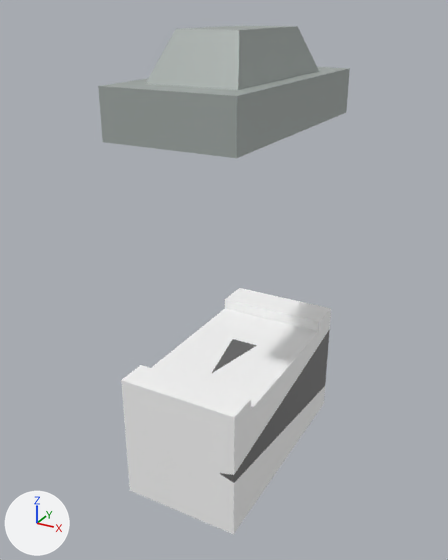
Before and after pictures for a commit that changed the Blender file VJ-Overcooked/Assets/Models/DeliveryZone/DeliveryZone.blend.
Before and after are seen from a camera (50 mm lens) standing at (0.444, -0.856, 0.765) and looking at (-0.016, -0.02, 0.347). Arrows for +X, +Y and +Z are at lower left; the lights stay in place.

In view in the first picture: 'Куб', 'Куб.001'.
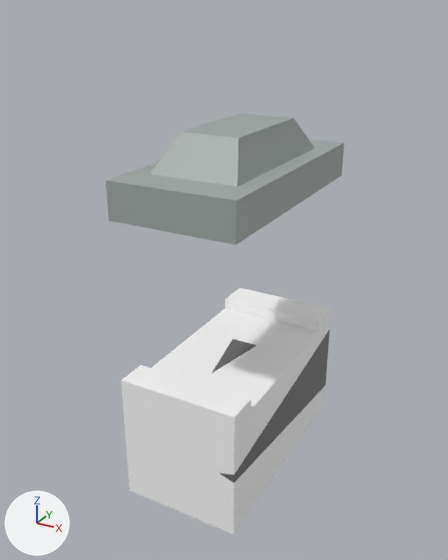
The newer file is also rescaled (x9.878), turned or shifted as a whole; pictures and numbers use the older file's frame.

Patch to the scene script:
```diff
--- a/VJ-Overcooked/Assets/Models/DeliveryZone/DeliveryZone.blend.py
+++ b/VJ-Overcooked/Assets/Models/DeliveryZone/DeliveryZone.blend.py
@@ ob_куб_001 @@
 ob_куб_001 = bpy.data.objects.new('Куб.001', me_куб_001)
-ob_куб_001.location = (0.0, 0.0, 0.636)
-ob_куб_001.scale = (0.101, 0.202, 0.036)
+ob_куб_001.location = (0.0, 0.0, 0.519)
+ob_куб_001.scale = (0.101, 0.202, 0.0289)
```

Boxes (x1, y1, x2, y2) around the edits, measured in the pictures (448 x 560 px):
'Куб.001', moved, rescaled
    before: (98, 25, 350, 158)
    after: (106, 114, 344, 245)
